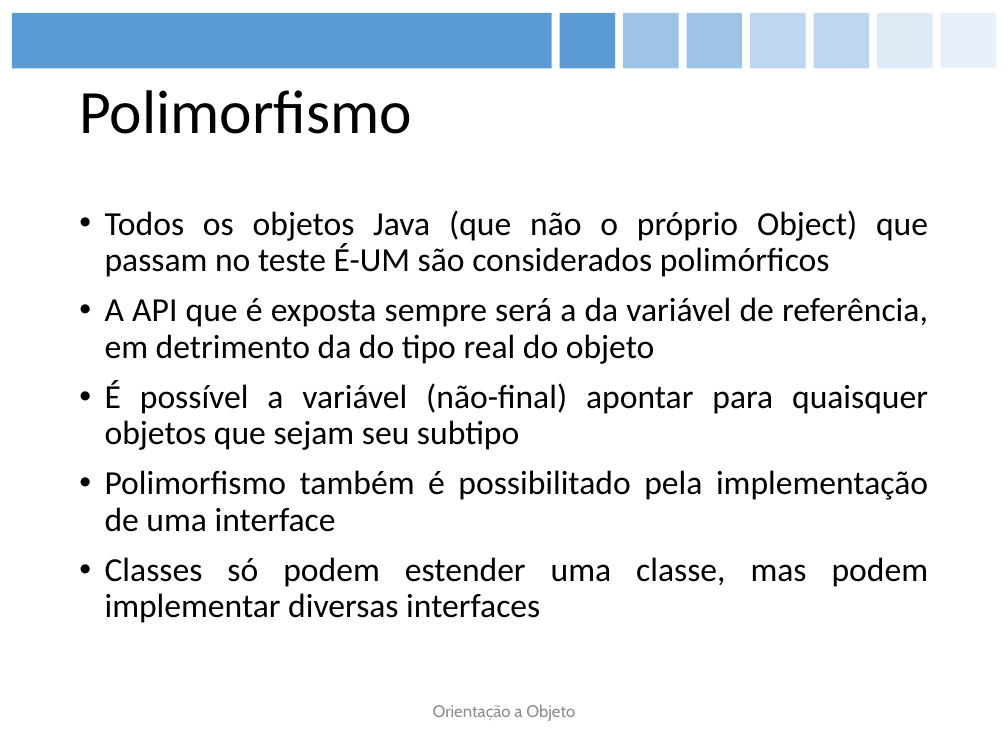
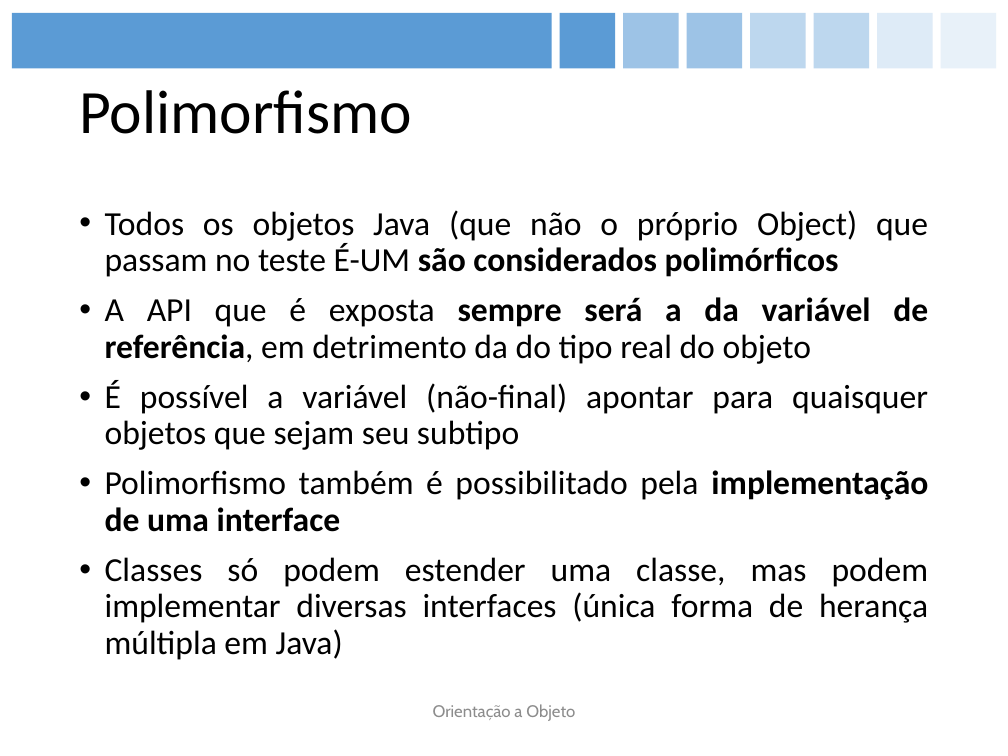
Before and after one commit to figueiredojrr/treinamentoJavaSeOcaAgosto, a slide deck: slide 35 of TreinamentoJavaSeOca/documentos/apresentação/OCA.pptx. Drawn at 1008x756 pixels with LibreOffice and Linux fonts; fonts in the diff are those of the drawing. Boxes give left, top, right and bottom in pixels: in the first picture for what was removed or moved away, otherwise in the second. Text is boxed around its words. In the diff, an @@ line names an element or a change of style, - is before the commit and + after.

```diff
--- a/TreinamentoJavaSeOca/documentos/apresentação/OCA.pptx
+++ b/TreinamentoJavaSeOca/documentos/apresentação/OCA.pptx
@@ text at (105, 210, 928, 532): bold on in "são considerados polimórficos", "sempre será a da variável de referência,", "implementação de uma interface" @@
@@ text at (105, 557, 929, 660): text changed @@
-• Classes só podem estender uma classe, mas podem implementar diversas interfaces
+• Classes só podem estender uma classe, mas podem implementar diversas interfaces (única forma de herança múltipla em Java)
```
Also in this commit, not shown: 20 other slides changed, 2 slides added.
